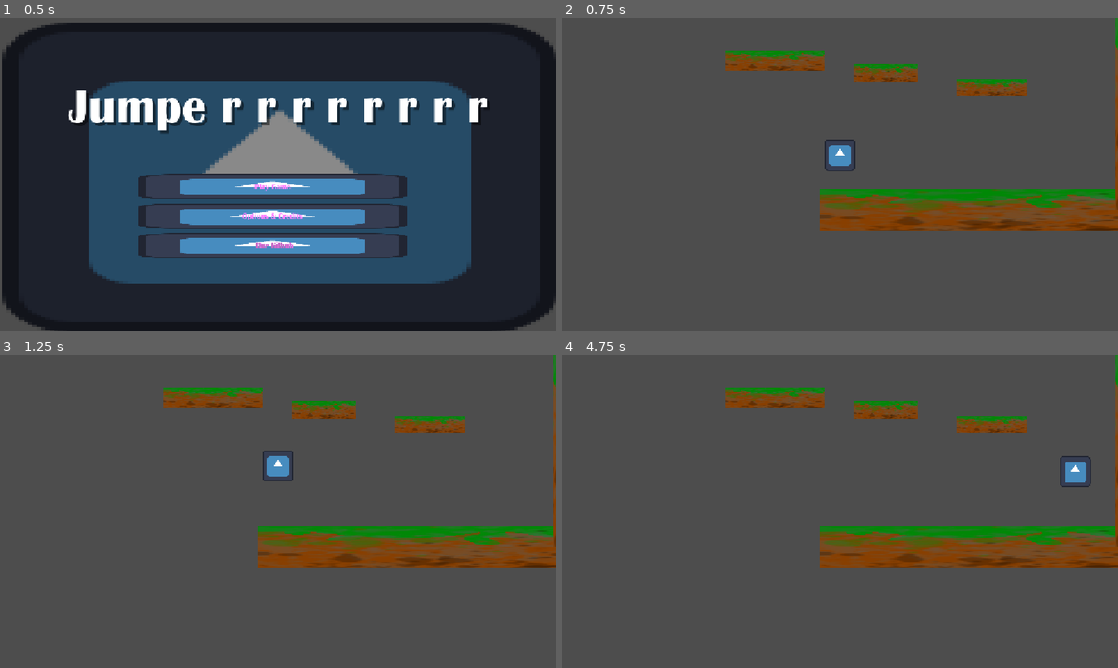
Above: before the commit, frames 1-4 (two rows, left to right).
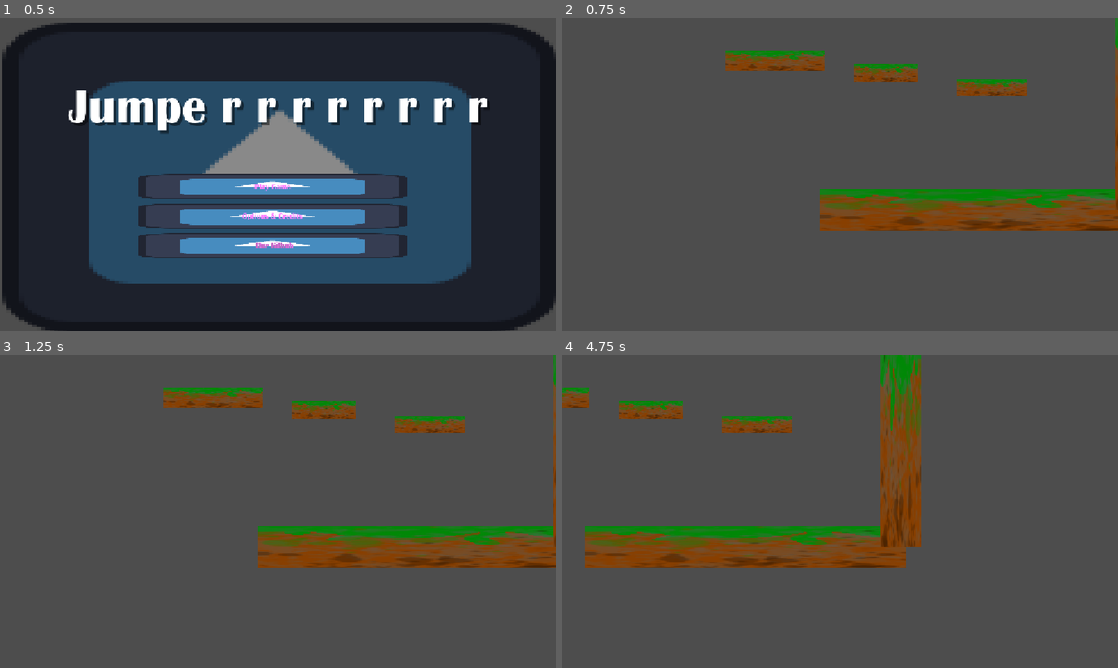
Above: after the commit, the same moments.

Repository: Guyiy1324/Jumpe-r-r-r-r-r-r-r-r
Game: Godot game, scene res://MainMenu.tscn
Two runs of this game, one before a commit and one after it. Both use one fixed random seed, a clock stepped at 60 frames per second and the inputs below. The engine's default icon, where the game draws it, is replaced by a stand-in: a white triangle on a blue panel in a dark square.
Inputs:
- Up to frame 1 (0.5 s): no input
- Up to frame 2 (0.75 s): click "Play Game" at 0.5 s
- Up to frame 3 (1.25 s): no input
- Up to frame 4 (4.75 s): tap Enter (ui_accept) at 1.25, 1.52, 2.27, 3.77, 4.52 s; hold Right (ui_right) 1.28-2.78 s; hold Left (ui_left) 2.78-3.53 s; hold Right (ui_right) from 3.53 s (still down)

Frame 1 is identical in both runs. In frame 2, 0.3% of the frame differs, in the area x 47-53%, y 38-49%; in frame 3, 0.3%; in frame 4, 20%, in the area x 0-100%, y 0-68%.

Commit message:
wowwie

Diff:
--- a/jump-e-r/character_body_2d.gd
+++ b/jump-e-r/character_body_2d.gd
@@ -1,8 +1,8 @@
 extends CharacterBody2D
 
 
-const SPEED = 300.0
-const JUMP_VELOCITY = -400.0
+const SPEED = 500.0
+const JUMP_VELOCITY = -600.0
 
 
 func _physics_process(delta: float) -> void:
@@ -14,6 +14,7 @@
 	if Input.is_action_just_pressed("ui_accept") and is_on_floor():
 		velocity.y = JUMP_VELOCITY
 
+
 	# Get the input direction and handle the movement/deceleration.
 	# As good practice, you should replace UI actions with custom gameplay actions.
 	var direction := Input.get_axis("ui_left", "ui_right")
--- a/jump-e-r/player.tscn
+++ b/jump-e-r/player.tscn
@@ -21,8 +21,9 @@
 		print(\"im stand\")
 
 	# Handle jump.
-	if is_on_floor():
-		velocity.y = JUMP_VELOCITY
+	if Input.is_action_just_pressed(\"Jump\") and is_on_floor():
+		while true:
+			velocity.y = JUMP_VELOCITY
 
 	# Get the input direction and handle the movement/deceleration.
 	# As good practice, you should replace UI actions with custom gameplay actions.
@@ -40,6 +41,7 @@
 [node name="Player" type="Node2D"]
 
 [node name="Area2D" type="Area2D" parent="."]
+visible = false
 
 [node name="CharacterBody2D" type="CharacterBody2D" parent="Area2D"]
 physics_interpolation_mode = 1
@@ -53,5 +55,5 @@
 [node name="Sprite2D" type="Sprite2D" parent="Area2D/CharacterBody2D"]
 texture = ExtResource("2_i3pqv")
 
-[node name="Camera2D" type="Camera2D" parent="."]
+[node name="Camera2D" type="Camera2D" parent="Area2D/CharacterBody2D"]
 zoom = Vector2(0.5, 0.5)
--- a/jump-e-r/project.godot
+++ b/jump-e-r/project.godot
@@ -16,7 +16,7 @@
 
 config/name="Jump e r"
 run/main_scene="uid://cu5newr2xfxd"
-config/features=PackedStringArray("4.7", "Forward Plus")
+config/features=PackedStringArray("4.5", "Forward Plus")
 config/icon="res://icon.svg"
 
 [audio]
